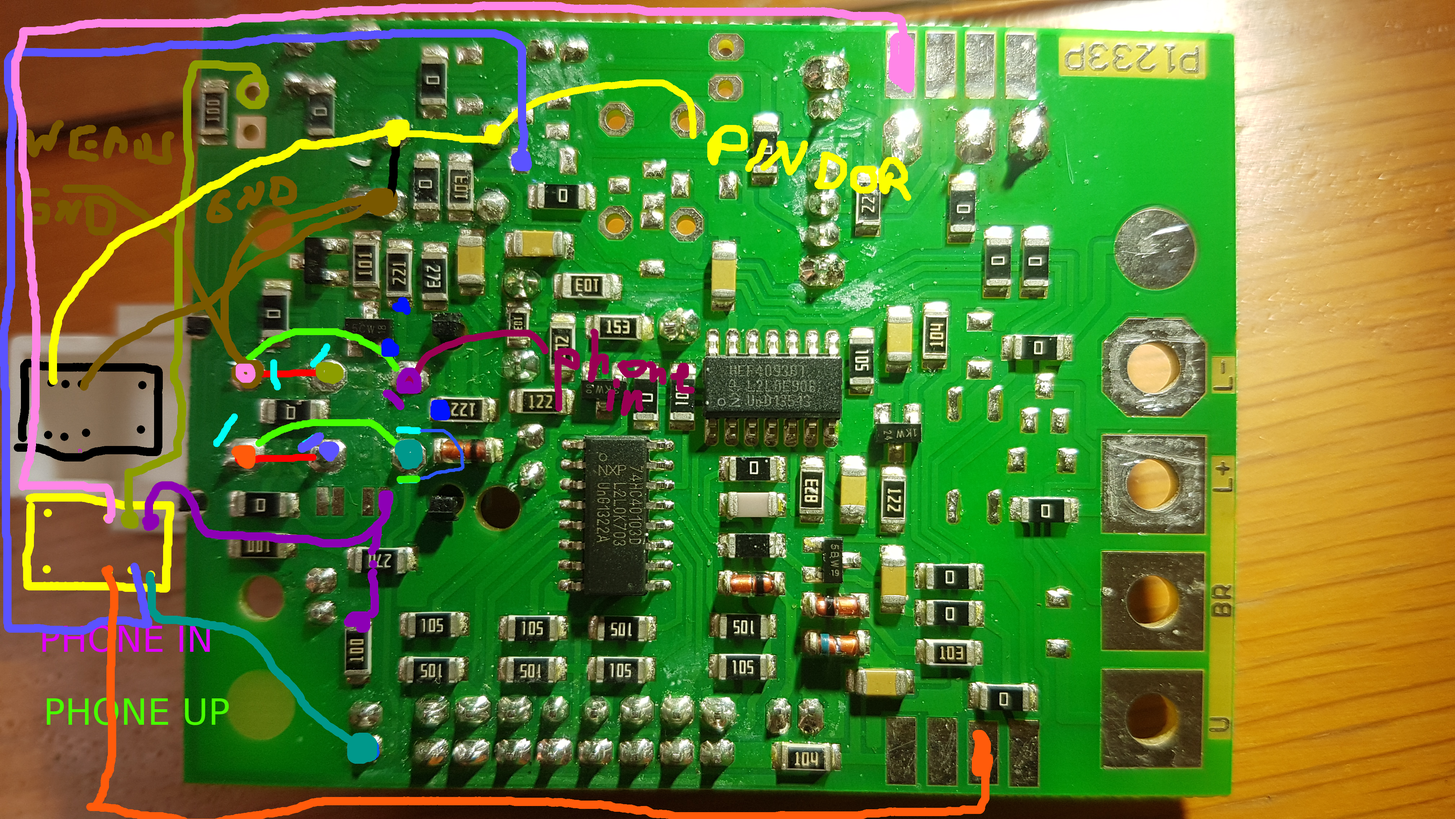
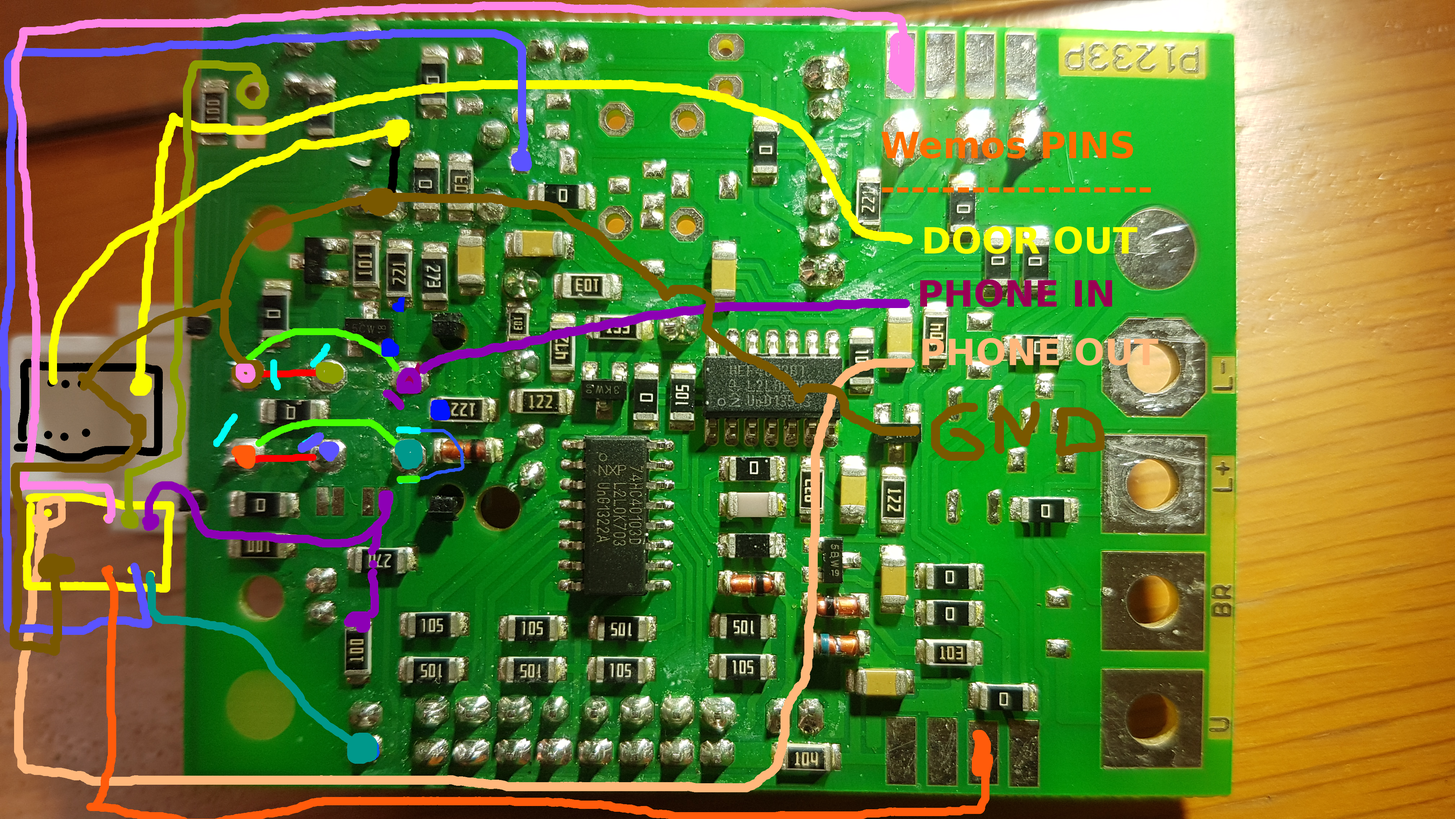
Layers edited between the first and the second 1455 x 819 image:
added layer "Wemos PINS ..." above "relays" over <box>881,131,1152,193</box>
painted on "relays" over <box>9,192,1105,656</box>
added layer "DOOR OUT ..." above "PHONE IN #1" over <box>924,226,1138,254</box>
added layer "PHONE IN #1" above "PHONE IN" over <box>920,279,1113,307</box>
moved "PHONE IN" above "PHONE OUT ...", painted on it over <box>42,279,1113,652</box>
removed layer "PHONE UP" over <box>46,697,229,725</box>
added layer "PHONE OUT ..." above "implantations" over <box>922,337,1159,366</box>
painted on "implantations" over <box>14,79,916,792</box>
painted on "CUTTING" over <box>16,119,695,416</box>
removed layer "n" over <box>78,448,82,453</box>
